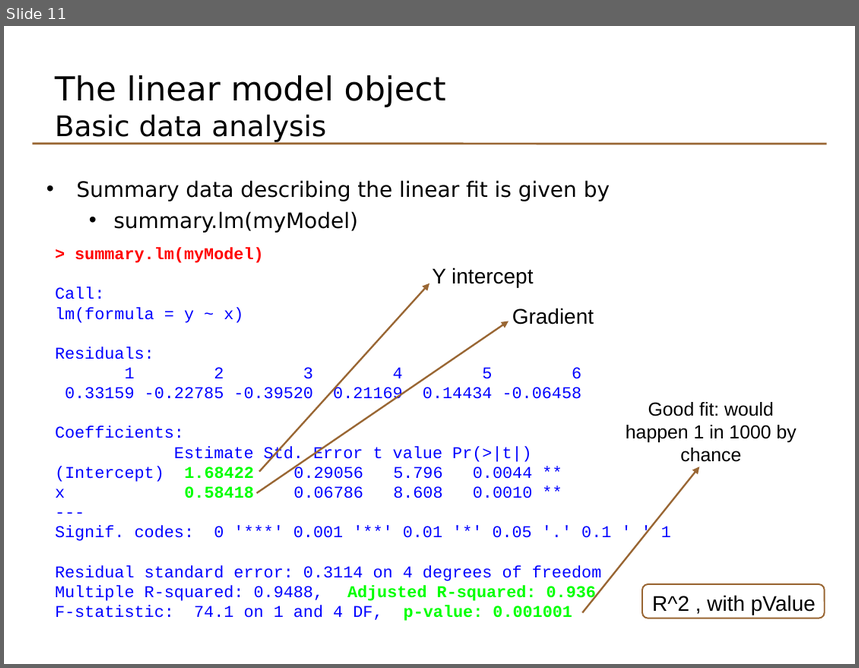
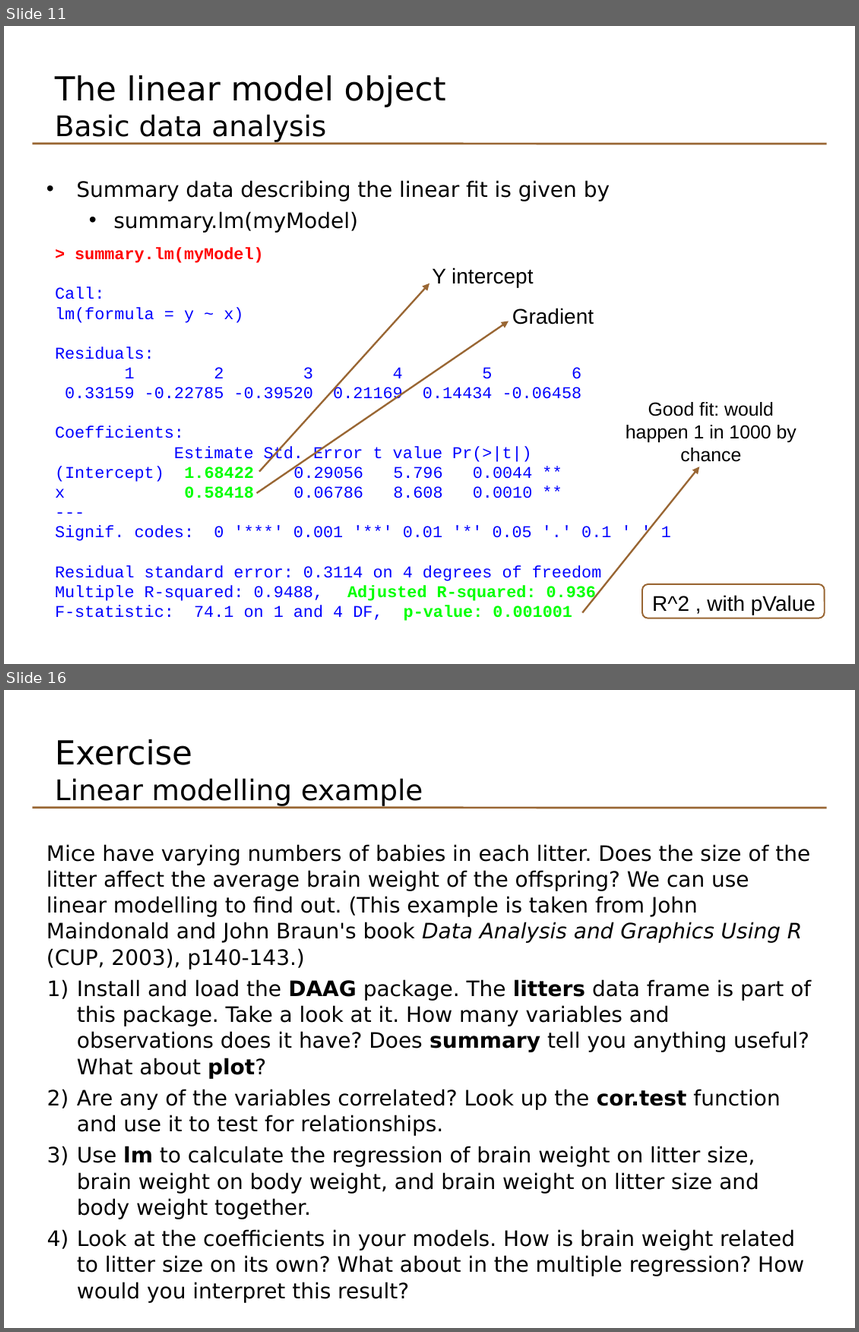
Before and after one commit to lgatto/TeachingMaterial, a slide deck: odp/basicr_day1_5_statistics.odp. Shown one above the other, each under a label of ours: slide 11 before the commit, slides 11 and 16 after it; the slides between them are not shown. The pictures are 859x668 and 859x1332 pixels, drawn with LibreOffice and Linux fonts; fonts in the diff are those of the drawing. Boxes give left, top, right and bottom in pixels: in the first picture for what was removed or moved away, otherwise in the second. Text is boxed around its words. In the diff, an @@ line names an element or a change of style, - is before the commit and + after.

```diff
--- a/odp/basicr_day1_5_statistics.odp
+++ b/odp/basicr_day1_5_statistics.odp
@@ slide 16 added at [4, 690, 855, 1328], background #FFFFFF; not listed: 1 template element that a slide beside it also shows @@
@@ text added at [55, 739, 424, 806], 24 pt, text #000000 @@
+Exercise
+Linear modelling example
@@ text added at [47, 844, 811, 1277], 18 pt, text #000000 @@
+Mice have varying numbers of babies in each litter. Does the size of the litter affect the average brain weight of the offspring? We can use linear modelling to find out. (This example is taken from John Maindonald and John Braun's book Data Analysis and Graphics Using R (CUP, 2003), p140-143.)
+1) Install and load the DAAG package. The litters data frame is part of this package. Take a look at it. How many variables and observations does it have? Does summary tell you anything useful? What about plot?
+2) Are any of the variables correlated? Look up the cor.test function and use it to test for relationships.
+3) Use lm to calculate the regression of brain weight on litter size, brain weight on body weight, and brain weight on litter size and body weight together.
+4) Look at the coefficients in your models. How is brain weight related to litter size on its own? What about in the multiple regression? How would you interpret this result?
```
Also in this commit, not shown: 5 slides changed, 6 other slides added, 1 slide removed, 42 other files.
